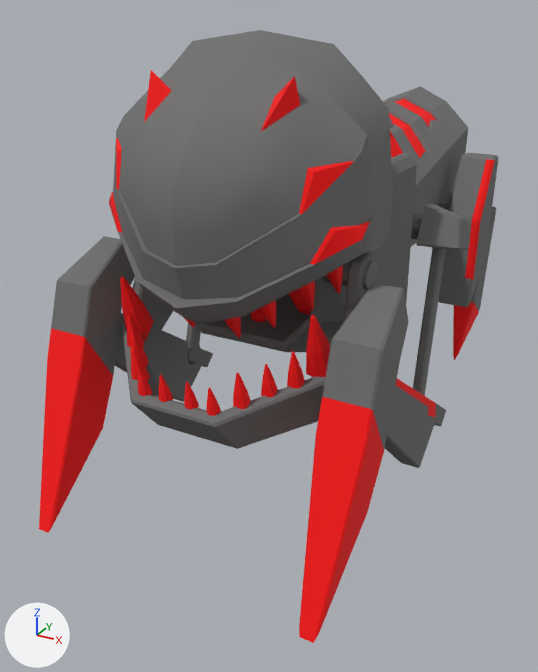
Two versions of the FBX model Project/Assets/AssetDA/Ennemies/Mesh/MeSwarmerCut.FBX, one commit apart.
Camera for both pictures: a camera (50 mm lens) standing at (0.545, -1.147, 0.762) and looking at (-0.061, -0.045, 0.211). The lights are fixed; the arrows at lower left show +X, +Y and +Z. Where no turn or scale is listed for an object, it has been applied to the vertices.

Names of what the first picture shows: 'arriere droite', 'avant droite', 'avant gauche', 'machoire', 'masque', 'swamer001'.
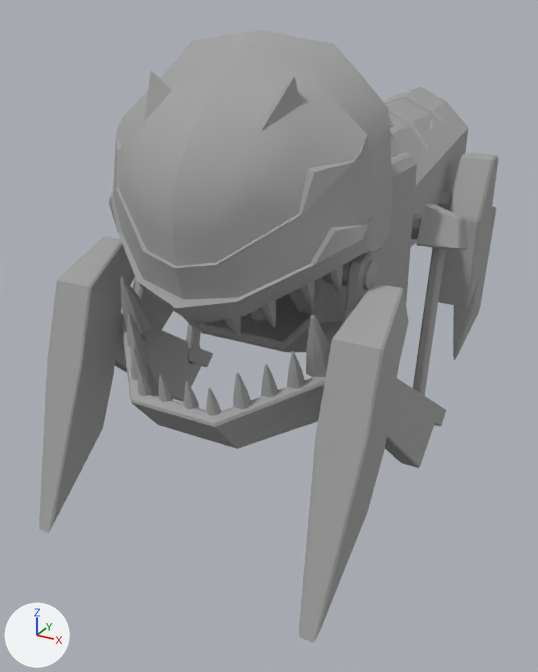
Where the newer file only moved an object's origin or applied its transform, the numbers keep the older frame.

Pixel boxes [x1, y1, x2, y2] of what changed, in the pictures (538 x 672 px):
part 1 of me_mesh_003, recoloured
    both: [51, 236, 213, 402]
part 2 of me_mesh_003, recoloured (red to grey)
    both: [39, 328, 113, 533]
part 3 of me_mesh, recoloured
    both: [195, 86, 468, 352]
part 4 of me_mesh, recoloured (red to grey)
    both: [251, 99, 436, 322]
part 5 of me_mesh_006, recoloured
    both: [122, 253, 374, 449]
part 6 of me_mesh_006, recoloured (red to grey)
    both: [120, 276, 331, 416]
part 7 of me_mesh_005, recoloured
    both: [113, 30, 393, 324]
part 8 of me_mesh_005, recoloured (red to grey)
    both: [109, 70, 370, 338]
part 9 of me_mesh_001, recoloured
    both: [322, 204, 468, 468]
part 10 of me_mesh_001, recoloured (red to grey)
    both: [299, 378, 436, 643]
part 11 of me_mesh_002, recoloured
    both: [438, 153, 499, 311]
part 12 of me_mesh_002, recoloured (red to grey)
    both: [453, 159, 495, 360]

What changed in the scene script:
```text
Add mat_07___default:
    mat_07___default = principled_material('07 - Default')
    mat_07___default.base_color = (0.357, 0.357, 0.357)  # grey #a1a1a1
    mat_07___default.roughness = 0.859
Change me_mesh_006:
    where me_mesh_006.from_pydata(...)  # 420 vertices, 788 faces; spans x -0.192..0.192, y -0.432..-0.175, z 0.19..0.453
    used by ob_machoire; location = (0.0, 0.0, 0.0)
    me_mesh_006 part 5: all 212 faces that had it switch from mat_03___default (dark grey #6e6e6e) to mat_07___default (grey #a1a1a1)
    me_mesh_006 part 6: all 576 faces that had it switch from mat_02___default (red #ff0000) to mat_07___default (grey #a1a1a1)
Change me_mesh_001:
    where me_mesh_001.from_pydata(...)  # 255 vertices, 278 faces; spans x 0.197..0.267, y -0.476..0.061, z 0.002..0.479
    used by ob_avant_droite; location = (0.0, 0.0, 0.0)
    me_mesh_001 part 9: 246 faces spanning x 0.197..0.267, y -0.376..0.061, z 0.056..0.479 switch from mat_03___default (dark grey #6e6e6e) to mat_07___default (grey #a1a1a1)
    me_mesh_001 part 10: 32 faces spanning x 0.197..0.267, y -0.476..-0.03, z 0.002..0.308 switch from mat_02___default (red #ff0000) to mat_07___default (grey #a1a1a1)
Change me_mesh_005:
    where me_mesh_005.from_pydata(...)  # 437 vertices, 504 faces; spans x -0.206..0.206, y -0.409..-0.179, z 0.332..0.736
    used by ob_masque; location = (0.0, 0.0, 0.0)
    me_mesh_005 part 7: all 222 faces that had it switch from mat_03___default (dark grey #6e6e6e) to mat_07___default (grey #a1a1a1)
    me_mesh_005 part 8: all 282 faces that had it switch from mat_02___default (red #ff0000) to mat_07___default (grey #a1a1a1)
Change me_mesh_003:
    where me_mesh_003.from_pydata(...)  # 255 vertices, 278 faces; spans x -0.267..-0.197, y -0.476..0.061, z 0.002..0.479
    used by ob_avant_gauche; location = (0.0, 0.0, 0.0)
    me_mesh_003 part 1: 246 faces spanning x -0.267..-0.197, y -0.376..0.061, z 0.056..0.479 switch from mat_03___default (dark grey #6e6e6e) to mat_07___default (grey #a1a1a1)
    me_mesh_003 part 2: 32 faces spanning x -0.267..-0.197, y -0.476..-0.03, z 0.002..0.308 switch from mat_02___default (red #ff0000) to mat_07___default (grey #a1a1a1)
Change me_mesh_002:
    where me_mesh_002.from_pydata(...)  # 158 vertices, 304 faces; spans x 0.136..0.219, y 0.29..0.609, z 0.0..0.495
    used by ob_arriere_droite; location = (0.0, 0.0, 0.0)
    me_mesh_002 part 11: all 269 faces that had it switch from mat_03___default (dark grey #6e6e6e) to mat_07___default (grey #a1a1a1)
    me_mesh_002 part 12: all 35 faces that had it switch from mat_02___default (red #ff0000) to mat_07___default (grey #a1a1a1)
Change me_mesh:
    where me_mesh.from_pydata(...)  # 1638 vertices, 3020 faces; spans x -0.231..0.231, y -0.244..0.545, z 0.211..0.682
    used by ob_swamer001; location = (0.0, 0.0, 0.0)
    me_mesh part 3: all 1042 faces that had it switch from mat_03___default (dark grey #6e6e6e) to mat_07___default (grey #a1a1a1)
    me_mesh part 4: all 1978 faces that had it switch from mat_02___default (red #ff0000) to mat_07___default (grey #a1a1a1)
```
